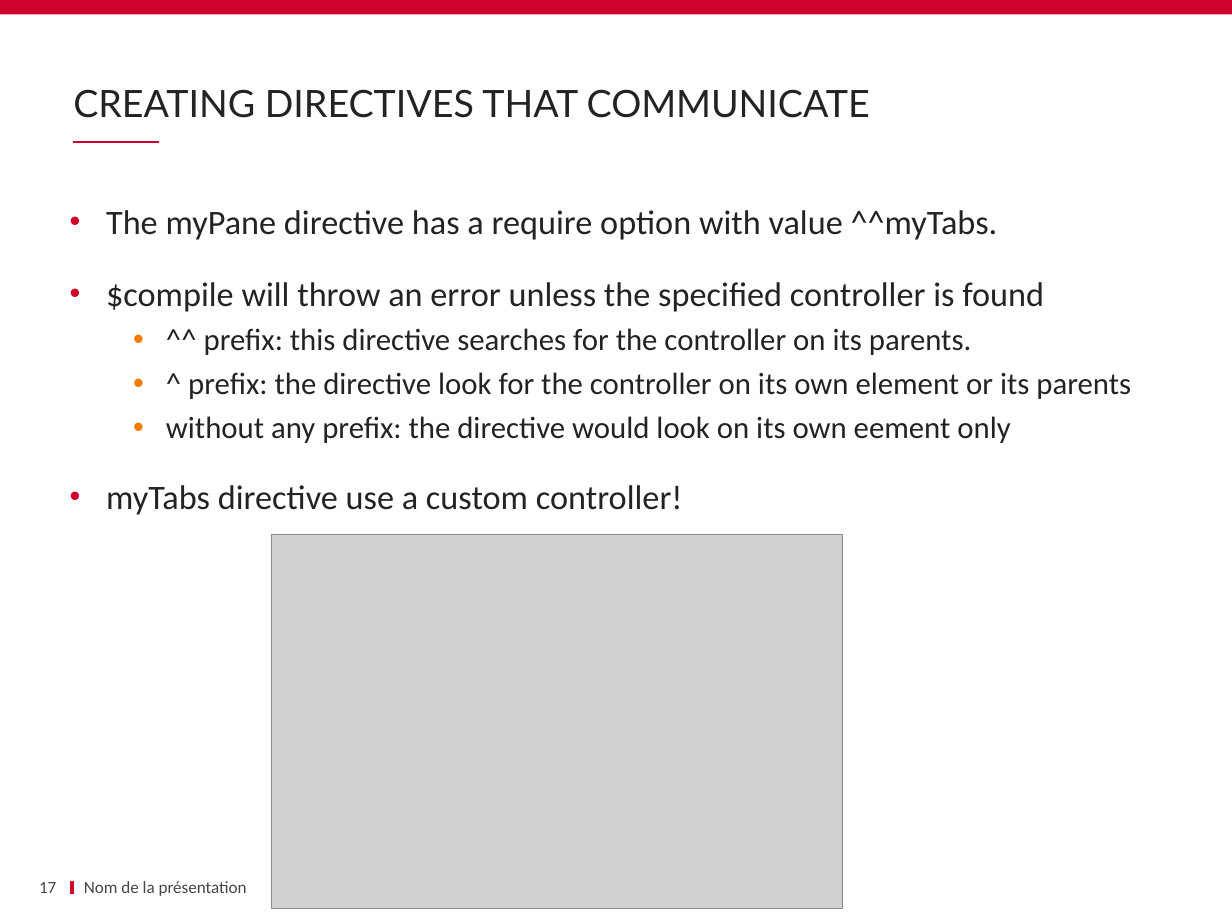
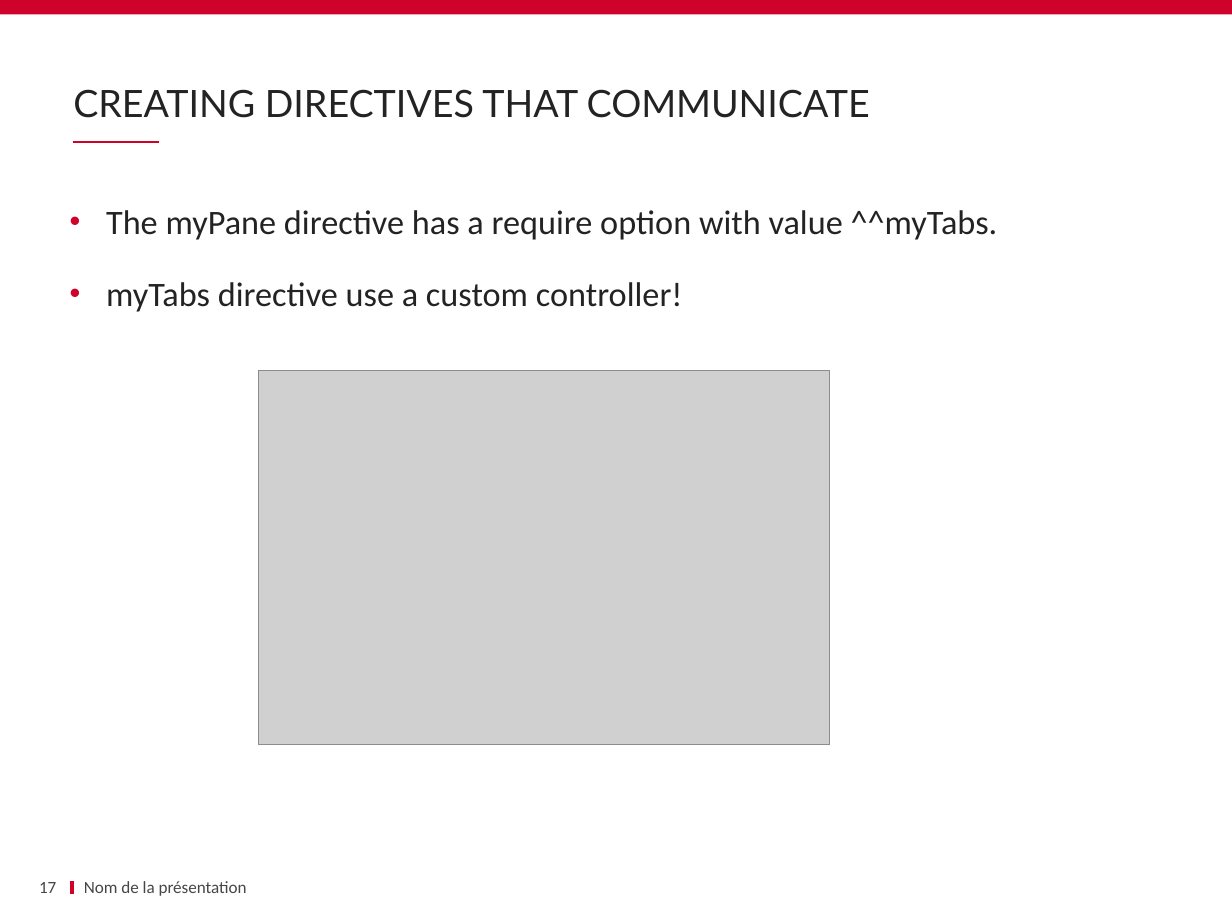
Before and after one commit to schassande/formation-angularjs1, a slide deck: slide 17 of Jour2/11 custom directives & components/11_custom directives.pptx. Drawn at 1232x924 pixels with LibreOffice and Linux fonts; fonts in the diff are those of the drawing; grey boxes stand for pictures; background and template pictures are left out. Boxes give left, top, right and bottom in pixels: in the first picture for what was removed or moved away, otherwise in the second. Text is boxed around its words. In the diff, an @@ line names an element or a change of style, - is before the commit and + after.

```diff
--- a/Jour2/11 custom directives & components/11_custom directives.pptx
+++ b/Jour2/11 custom directives & components/11_custom directives.pptx
@@ text at [106,282,1131,443]: paragraphs removed @@
-• $compile will throw an error unless the specified controller is found
-  • ^^ prefix: this directive searches for the controller on its parents.
-  • ^ prefix: the directive look for the controller on its own element or its parents
-  • without any prefix: the directive would look on its own eement only
@@ picture: place and size @@
-picture at [271,535,843,909]
+picture at [259,371,830,745]
```
Also in this commit, not shown: 2 other slides changed, 1 slide removed, 40 other files.
